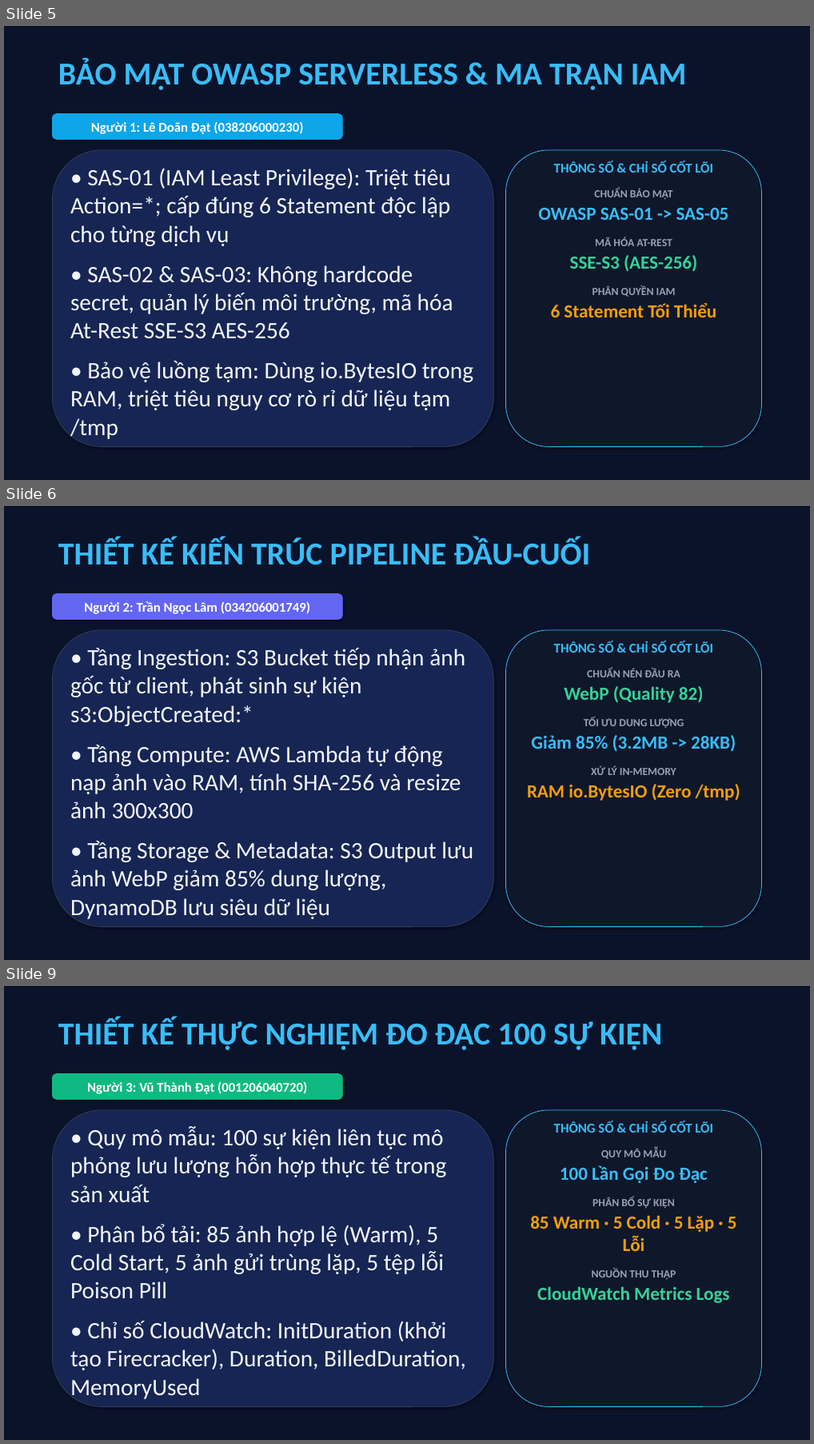
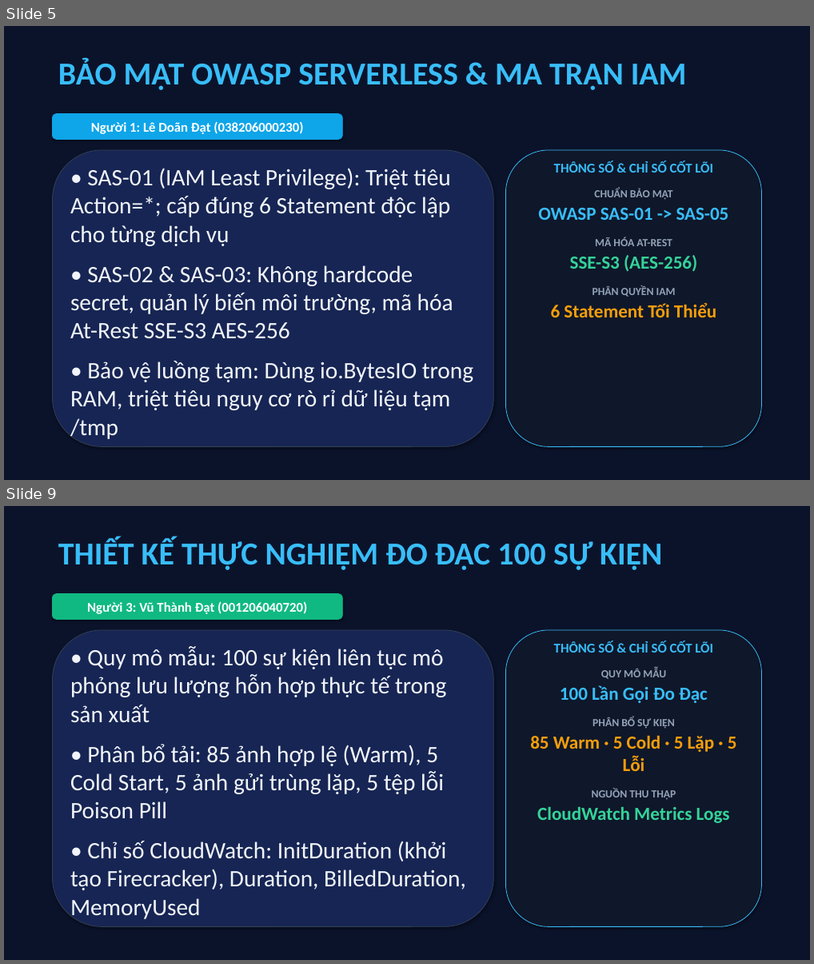
Before and after one commit to datdanghoccode/DTDM_XuLyAnh_Serverless, a slide deck: docs/DTDM_ThuyetTrinh_DeTai9.pptx. Shown one above the other, each under a label of ours: slides 5, 6 and 9 before the commit, slides 5 and 9 after it; the slides between them are not shown. The pictures are 814x1444 and 814x964 pixels, drawn with LibreOffice and Linux fonts; fonts in the diff are those of the drawing. Boxes give left, top, right and bottom in pixels: in the first picture for what was removed or moved away, otherwise in the second. Text is boxed around its words. In the diff, an @@ line names an element or a change of style, - is before the commit and + after.

```diff
--- a/docs/DTDM_ThuyetTrinh_DeTai9.pptx
+++ b/docs/DTDM_ThuyetTrinh_DeTai9.pptx
@@ slide 6 removed at (4, 506, 810, 960), background #FFFFFF @@
@@ rectangle removed at (4, 506, 810, 960) @@
@@ text removed at (58, 538, 590, 565) @@
-THIẾT KẾ KIẾN TRÚC PIPELINE ĐẦU-CUỐI
@@ rounded rectangle removed at (52, 594, 342, 619) @@
-Người 2: Trần Ngọc Lâm (034206001749)
@@ rounded rectangle removed at (52, 630, 494, 927) @@
@@ text removed at (70, 648, 474, 920) @@
-• Tầng Ingestion: S3 Bucket tiếp nhận ảnh gốc từ client, phát sinh sự kiện s3:ObjectCreated:*
-• Tầng Compute: AWS Lambda tự động nạp ảnh vào RAM, tính SHA-256 và resize ảnh 300x300
-• Tầng Storage & Metadata: S3 Output lưu ảnh WebP giảm 85% dung lượng, DynamoDB lưu siêu dữ liệu
@@ rounded rectangle removed at (506, 630, 762, 927) @@
@@ text removed at (527, 641, 741, 800) @@
-THÔNG SỐ & CHỈ SỐ CỐT LÕI
-CHUẨN NÉN ĐẦU RA
-WebP (Quality 82)
-TỐI ƯU DUNG LƯỢNG
-Giảm 85% (3.2MB -> 28KB)
-XỬ LÝ IN-MEMORY
-RAM io.BytesIO (Zero /tmp)
```
Also in this commit, not shown: 2 slides changed, 4 slides added, 3 other slides removed, 4 other files.
